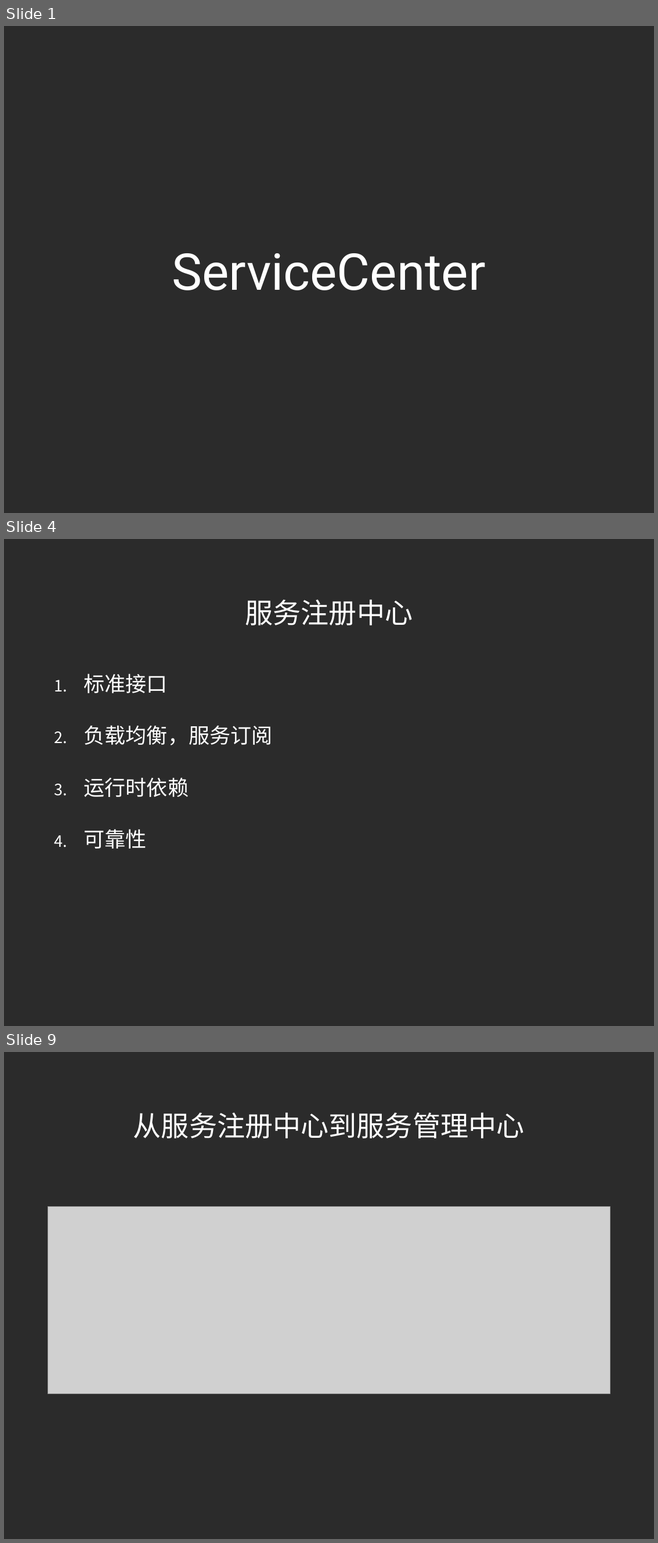
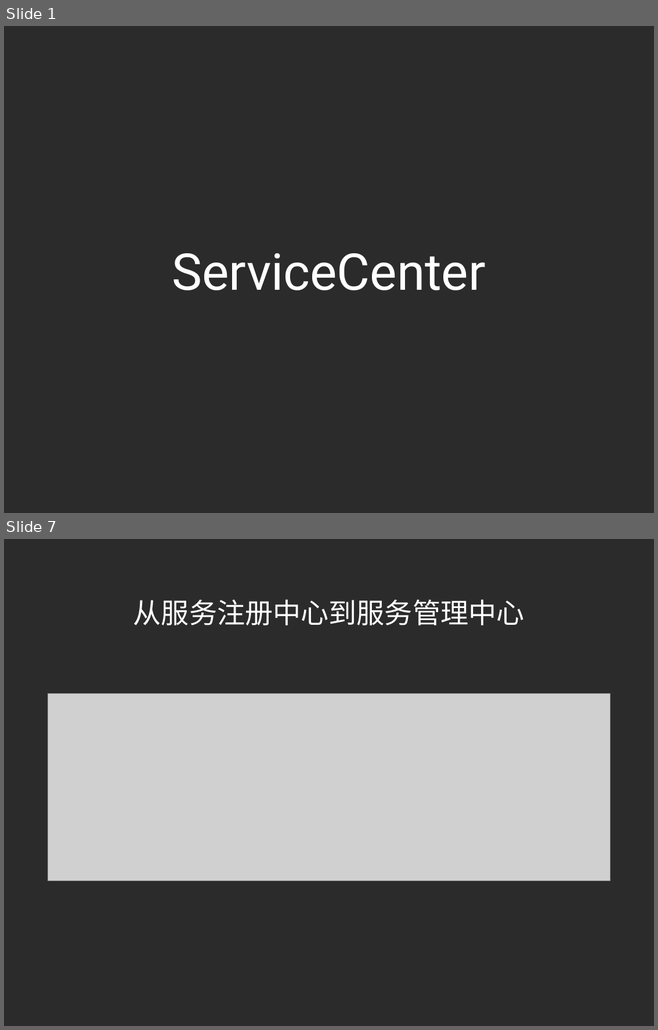
Before and after one commit to little-cui/sc-tester, a slide deck: doc/introduce.ppt. Shown one above the other, each under a label of ours: slides 1, 4 and 9 before the commit, slides 1 and 7 after it; the slides between them are not shown. The pictures are 658x1543 and 658x1030 pixels, drawn with LibreOffice and Linux fonts; fonts in the diff are those of the drawing; grey boxes stand for pictures; background and template pictures are left out; a plain dark background stands for a picture behind light text. Boxes give left, top, right and bottom in pixels: in the first picture for what was removed or moved away, otherwise in the second. Text is boxed around its words. In the diff, an @@ line names an element or a change of style, - is before the commit and + after.

```diff
--- a/doc/introduce.ppt
+++ b/doc/introduce.ppt
@@ slide 4 removed at <box>4,539,654,1026</box>, background picture (left out) @@
@@ title removed at <box>245,599,413,625</box> @@
-服务注册中心
@@ text removed at <box>84,674,273,849</box> @@
-1. 标准接口
-2. 负载均衡，服务订阅
-3. 运行时依赖
-4. 可靠性
@@ what was slide 9 is now slide 7 @@
```
Also in this commit, not shown: 9 slides changed, 1 other slide removed.
